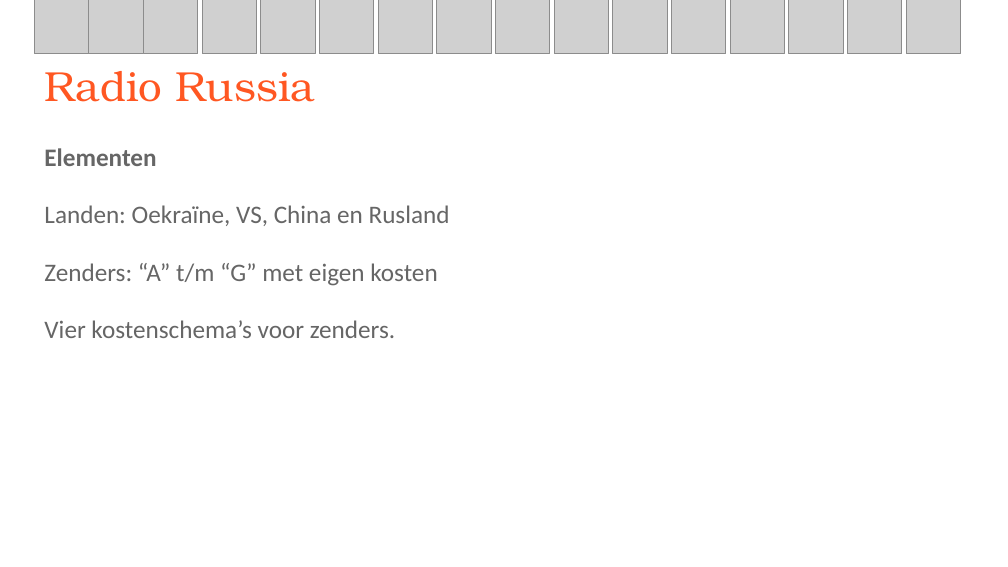
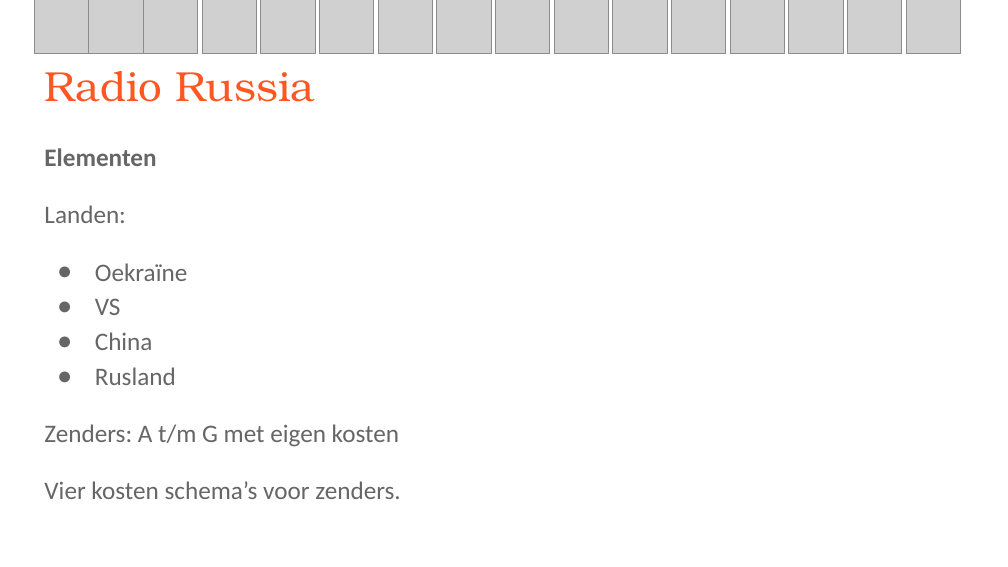
Before and after one commit to HDGizzle/Heuristieken, a slide deck: slide 4 of Radio Russia final.pptx. Drawn at 1008x567 pixels with LibreOffice and Linux fonts; fonts in the diff are those of the drawing; grey boxes stand for pictures. Boxes give left, top, right and bottom in pixels: in the first picture for what was removed or moved away, otherwise in the second. Text is boxed around its words. In the diff, an @@ line names an element or a change of style, - is before the commit and + after.

```diff
--- a/Radio Russia final.pptx
+++ b/Radio Russia final.pptx
@@ text at [44,205,400,499]: text changed @@
-Landen: Oekraïne, VS, China en Rusland
-Zenders: “A” t/m “G” met eigen kosten
-Vier kostenschema’s voor zenders.
+Landen:
+● Oekraïne
+● VS
+● China
+● Rusland
+Zenders: A t/m G met eigen kosten
+Vier kosten schema’s voor zenders.
```
Also in this commit, not shown: 14 other slides changed, 36 slides added.
